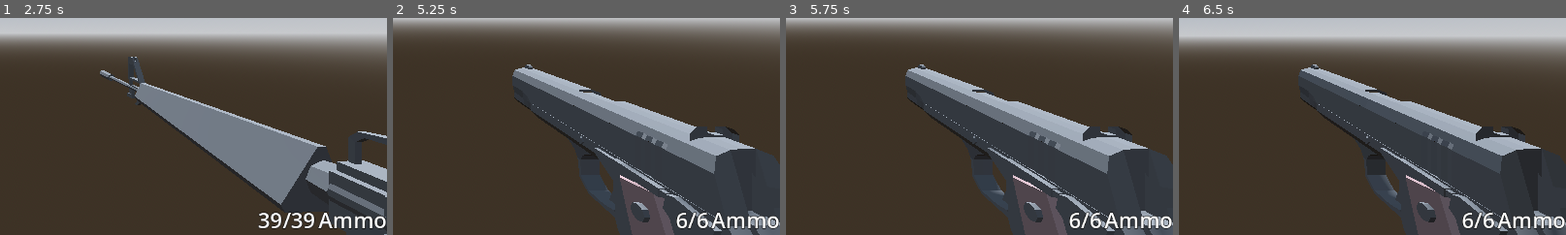
Above: before the commit, frames 1-4 (left to right).
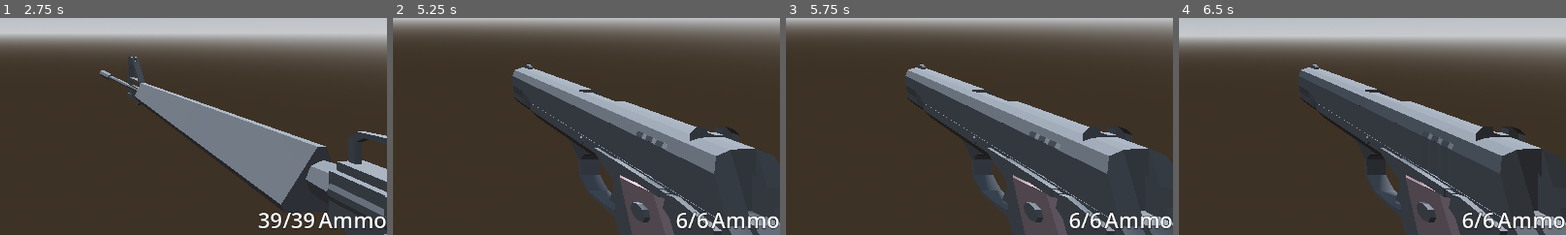
Above: after the commit, the same moments.

Repository: jevonsp/boomer-shooter
Game: Godot game, scene res://main/main.tscn
Same seed, same stepped clock (60 frames per second), same inputs: the game is played once before the commit and once after it. The engine's default icon, where the game draws it, is replaced by a stand-in: a white triangle on a blue panel in a dark square.
Inputs (mouse positions are % of the whole screen's width and height, from its top left):
- Up to frame 1 (2.75 s): move the mouse to (55, 50) at 0.52 s; hold W from 0.53 s (still down); tap R at 0.6 s; click (55, 50) at 0.67 s; tap Space at 0.77, 1.52 s; move the mouse to (45, 50) at 1.27 s; tap E at 1.35 s; move the mouse to (52, 48) at 2.02 s; tap Tab at 2.1 s
- Up to frame 2 (5.25 s): keep holding W; move the mouse to (49, 52) at 2.77 s; tap Shift at 2.85 s; click (49, 52) at 2.92 s; tap Space at 3.02, 3.77, 4.25, 4.52 s; tap Enter at 3.5, 5 s; move the mouse to (57, 51) at 3.52 s; tap Ctrl at 3.6 s; move the mouse to (42, 49) at 4.27 s; tap 1 at 4.35 s; move the mouse to (51, 50) at 5.02 s; tap 2 at 5.1 s; click (51, 50) at 5.17 s
- Up to frame 3 (5.75 s): keep holding W
- Up to frame 4 (6.5 s): move the mouse to (46, 48) at 5.77 s; release W at 5.78 s; hold D from 5.78 s (still down); tap R at 5.85 s; tap Space at 6.02 s
The pictures show only the part of the screen within x 50-100%, y 50-100%; the shares and areas given below are measured in that part.

Frame 1 is identical in both runs. In frame 2, 0.3% of the frame differs, in the area x 33-97%, y 22-92%; in frame 3, 0.3%; in frame 4, 0.6%, in the area x 33-100%, y 22-100%.

Commit message:
Sprinting Done

Diff:
--- a/player/player.gd
+++ b/player/player.gd
@@ -3,9 +3,14 @@
 signal update_health(current_health: int, max_health: int)
 const SPEED = 5.0
 const JUMP_VELOCITY = 4.5
+const SPRINT_FACTOR = 1.5
 var gravity: float = ProjectSettings.get_setting("physics/3d/default_gravity")
 var current_health: int
 var max_health: int = 5
+var is_sprinting: bool = false:
+	set(value):
+		is_sprinting = value
+		print("is_sprinting=", is_sprinting)
 @onready var camera: Camera3D = $Camera3D
 @onready var interact_ray: RayCast3D = $Camera3D/InteractRay
 @onready var weapon_manager: Marker3D = $Camera3D/WeaponManager
@@ -45,6 +50,10 @@
 		weapon_manager.switch_weapon_to(1)
 	if InputManager.is_action_pressed("secondary_weapon"):
 		weapon_manager.switch_weapon_to(2)
+	if InputManager.is_action_pressed("shift"):
+		is_sprinting = true
+	elif not InputManager.is_action_pressed("shift"):
+		is_sprinting = false
 
 func _input(event: InputEvent) -> void:
 	if event is InputEventMouseMotion and Input.mouse_mode == Input.MOUSE_MODE_CAPTURED:
@@ -90,8 +99,11 @@
 		direction = direction.normalized()
 
 	if direction:
-		velocity.x = direction.x * SPEED
-		velocity.z = direction.z * SPEED
+		var sprint_factor = 1
+		if is_sprinting:
+			sprint_factor = SPRINT_FACTOR
+		velocity.x = direction.x * SPEED * sprint_factor
+		velocity.z = direction.z * SPEED * sprint_factor
 	else:
 		velocity.x = move_toward(velocity.x, 0, SPEED)
 		velocity.z = move_toward(velocity.z, 0, SPEED)
@@ -108,3 +120,6 @@
 
 func heal(amount) -> void:
 	current_health = min(current_health + amount, max_health)
+
+func sprint():
+	print("sprint")
Not shown, added: .zed/tasks.json
